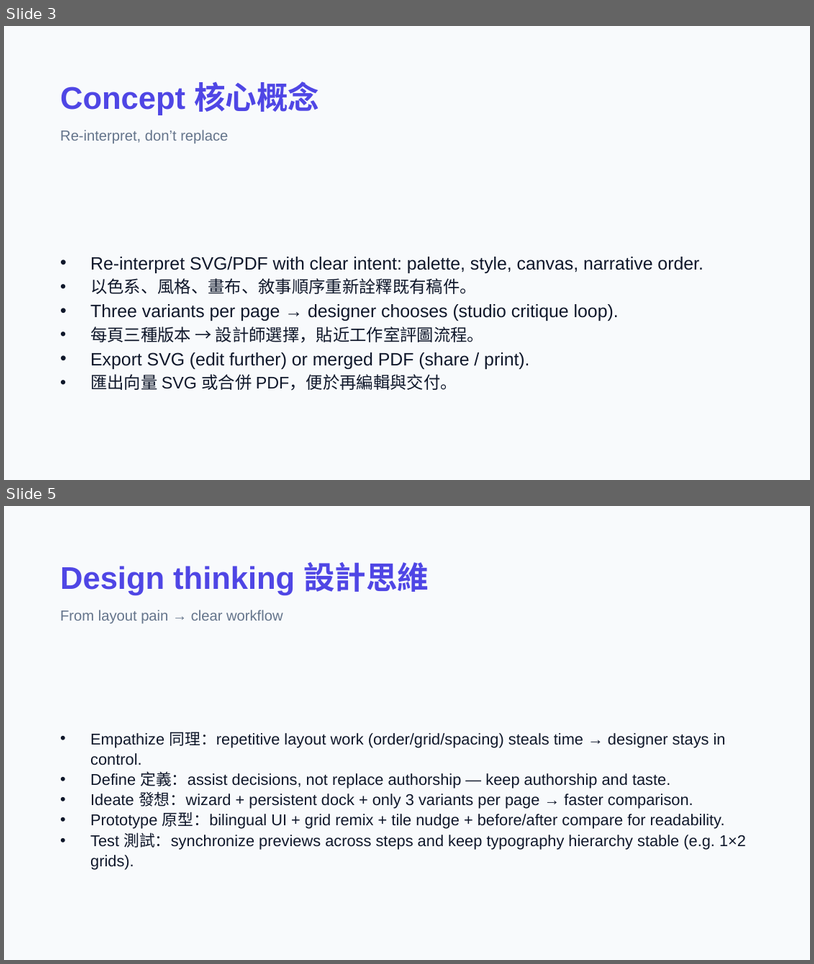
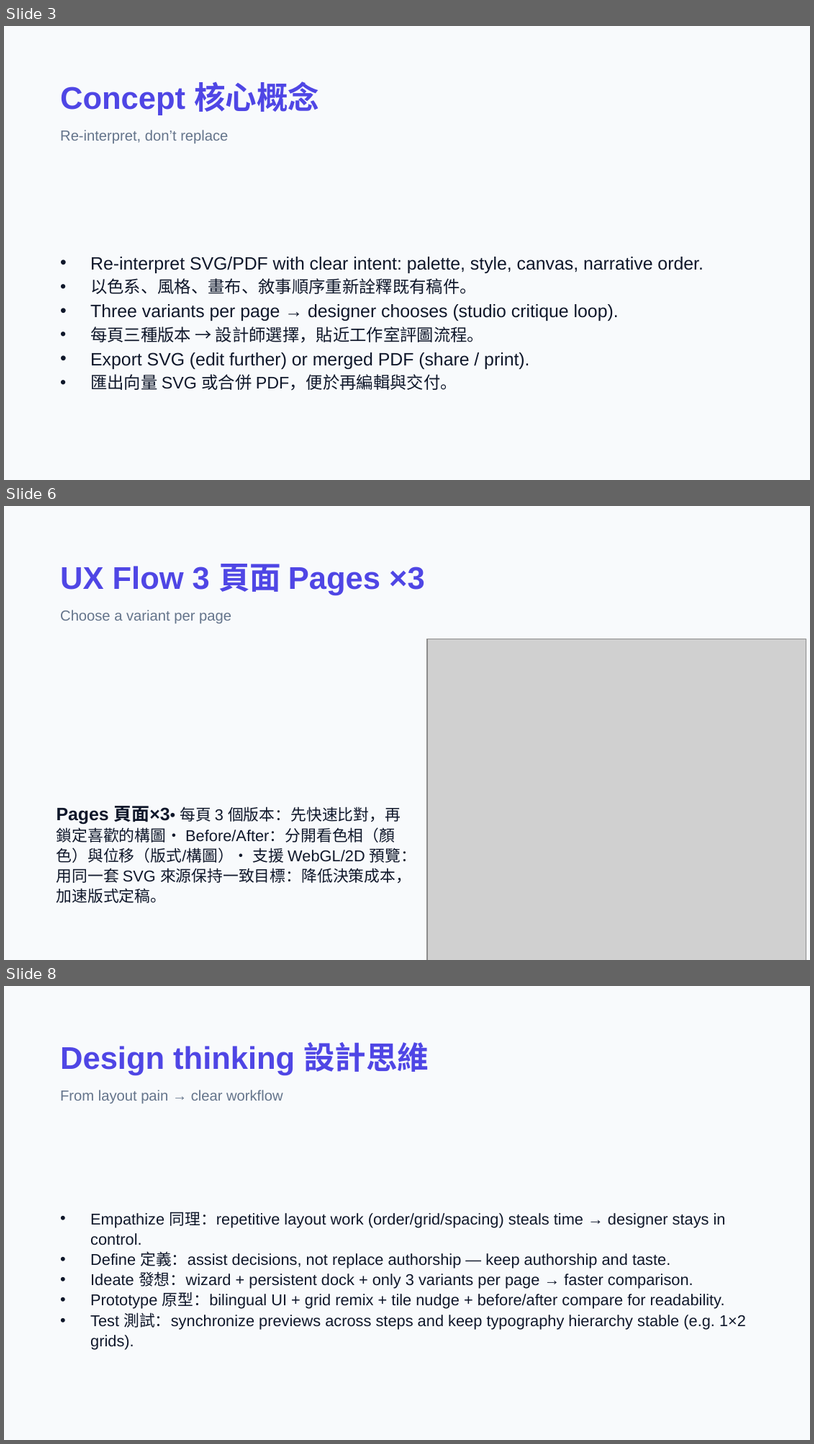
Before and after one commit to macaumonsoon/Portfolio-ReStyle-AI, a slide deck: presentation/Portfolio-ReStyle-AI-Design-Deck.pptx. Shown one above the other, each under a label of ours: slides 3 and 5 before the commit, slides 3, 6 and 8 after it; the slides between them are not shown. The pictures are 814x964 and 814x1444 pixels, drawn with LibreOffice and Linux fonts; fonts in the diff are those of the drawing; grey boxes stand for pictures. Boxes give left, top, right and bottom in pixels: in the first picture for what was removed or moved away, otherwise in the second. Text is boxed around its words. In the diff, an @@ line names an element or a change of style, - is before the commit and + after.

```diff
--- a/presentation/Portfolio-ReStyle-AI-Design-Deck.pptx
+++ b/presentation/Portfolio-ReStyle-AI-Design-Deck.pptx
@@ slide 6 added at (4,506,810,960), background #F8FAFC @@
@@ text added at (60,564,425,595), 28 pt, text #4F46E5, bold @@
+UX Flow 3 頁面 Pages ×3
@@ text added at (60,610,232,623), 13 pt, text #64748B @@
+Choose a variant per page
@@ picture added at (427,639,806,960) @@
@@ text added at (57,806,417,903), 14 pt, text #0F172A @@
+Pages 頁面×3• 每頁 3 個版本：先快速比對，再鎖定喜歡的構圖• Before/After：分開看色相（顏色）與位移（版式/構圖）• 支援 WebGL/2D 預覽：用同一套 SVG 來源保持一致目標：降低決策成本，加速版式定稿。
@@ what was slide 5 is now slide 8 @@
```
Also in this commit, not shown: 4 other slides added, 2 slides removed, 6 other files.
